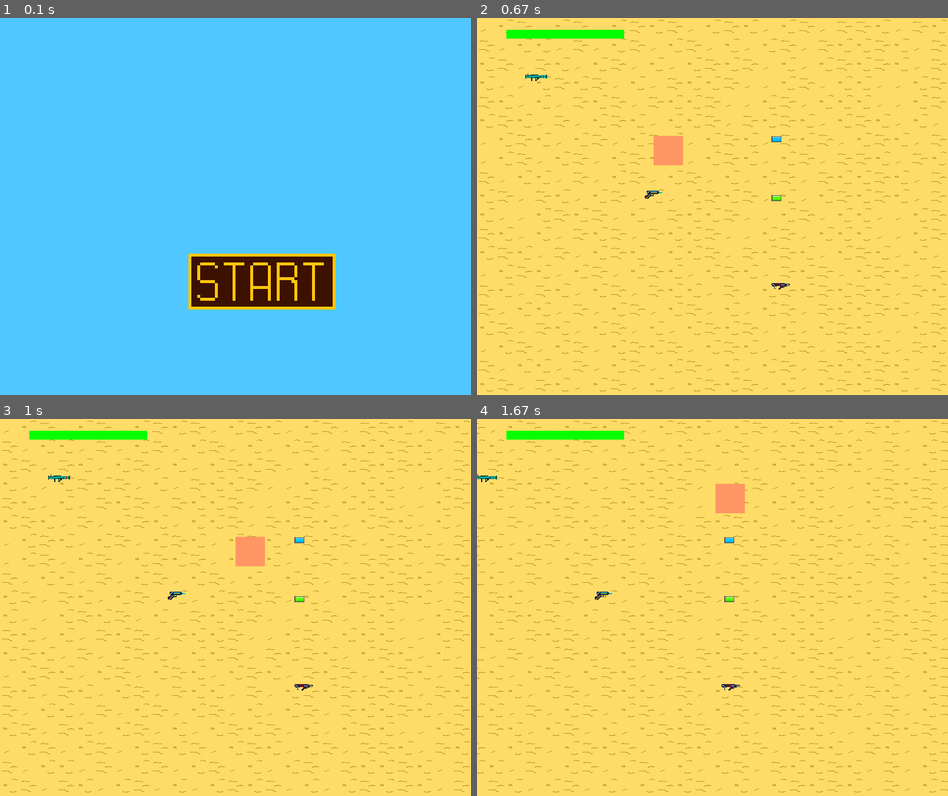
Above: before the commit, frames 1-4 (two rows, left to right).
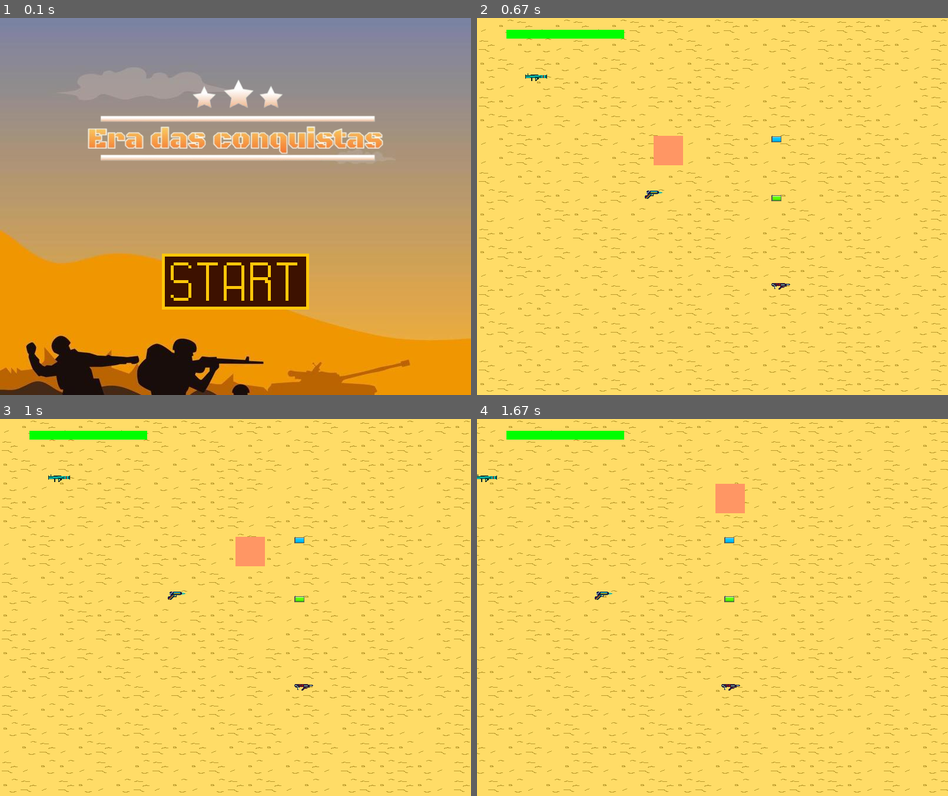
Above: after the commit, the same moments.

Repository: Antoine-Vitrian/Pygame_Project
Game: pygame game, started from game.py
Same seed, same stepped clock (60 frames per second), same inputs: the game is played once before the commit and once after it.
Inputs (mouse positions are in pixels of both pictures, inside the frame that each line leads up to):
- Up to frame 1 (0.1 s): no input
- Up to frame 2 (0.67 s): click (712, 281) at 0.38 s
- Up to frame 3 (1 s): hold D from 0.67 s (still down); move the mouse to (216, 626) at 0.7 s
- Up to frame 4 (1.67 s): release D at 1.13 s; hold W 1.17-1.47 s; hold D from 1.5 s (still down)

The runs differ from the first frame. In frame 1, 97% of the frame differs, in the area x 0-100%, y 0-100%; in frame 2, nothing differs; in frame 3, nothing differs; in frame 4, nothing differs.

Commit message:
feito menu principal

Diff:
--- a/game.py
+++ b/game.py
@@ -28,9 +28,13 @@
 ]
 map = Map("map/mapa_1.csv", tile_kinds, TILES_SIZE)
 
+# Menu
+menu_logo = pygame.image.load('Img/logo/logo_semfundo.png')
+fundo_menu = pygame.image.load('Img/logo/fundo_menu.jpg')
+
 # Botões
 start_btn_img = pygame.image.load('Img/btns/start_btn.png')
-start_btn = Button(SCREEN_HEIGHT//2, SCREEN_WIDTH//2, start_btn_img, 5)
+start_btn = Button(275, 400, start_btn_img, 5)
 
 # Jogador
 plr_col = (255, 150, 100)
@@ -62,7 +66,8 @@
 def main_menu():
     menu = True
     while menu:
-        screen.fill((80, 200, 255))
+        screen.blit(fundo_menu,(0, 0))
+        screen.blit(menu_logo, (SCREEN_WIDTH// 2 - menu_logo.get_width()//2, 100))
 
         start_btn.draw(screen)
 
Binary file added: Img/logo/fundo_menu.jpg
Binary file added: Img/logo/fundo_menu.png
Binary file added: Img/logo/logo_semfundo.png
